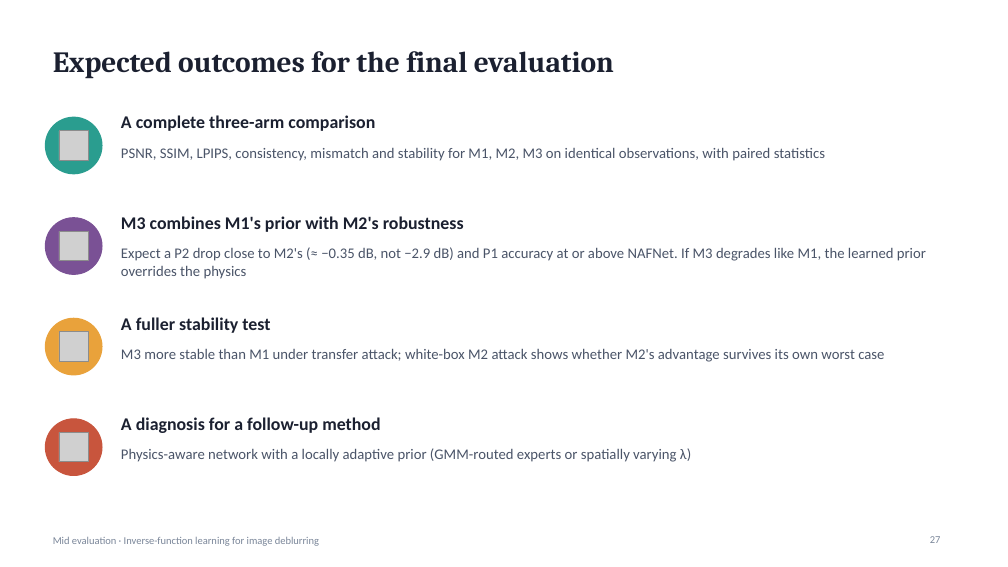
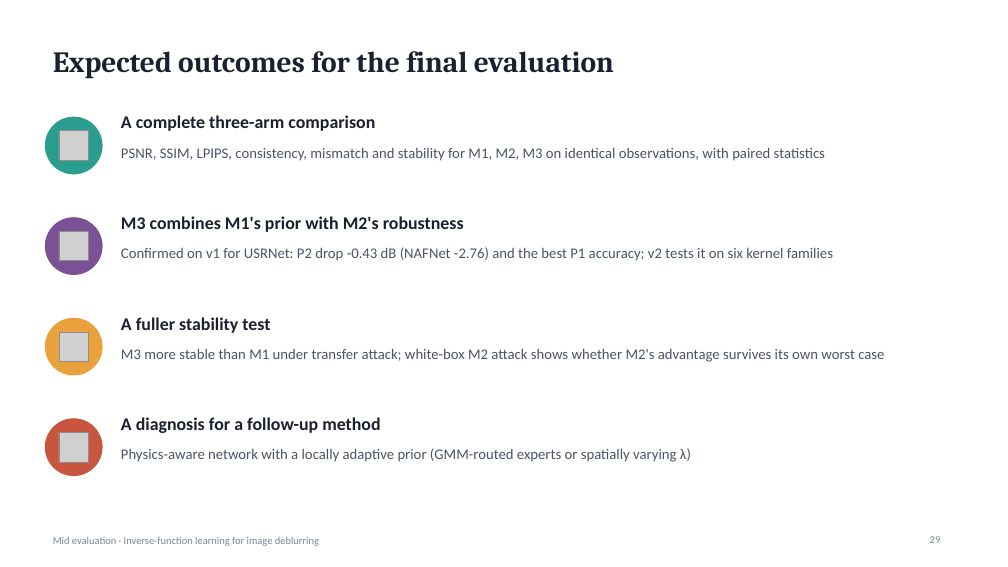
Before and after one commit to suryamanoj4/Inverse-Deblur, a slide deck: slide 29 of report/mid_evaluation.pptx (slide 27 before the commit). Drawn at 1008x567 pixels with LibreOffice and Linux fonts; fonts in the diff are those of the drawing; grey boxes stand for pictures. Boxes give left, top, right and bottom in pixels: in the first picture for what was removed or moved away, otherwise in the second. Text is boxed around its words. In the diff, an @@ line names an element or a change of style, - is before the commit and + after.

```diff
--- a/report/mid_evaluation.pptx
+++ b/report/mid_evaluation.pptx
@@ text at [121,247,833,261]: text changed @@
-Expect a P2 drop close to M2's (≈ −0.35 dB, not −2.9 dB) and P1 accuracy at or above NAFNet. If M3 degrades like M1, the learned prior overrides the physics
+Confirmed on v1 for USRNet: P2 drop -0.43 dB (NAFNet -2.76) and the best P1 accuracy; v2 tests it on six kernel families
@@ page number at [930,536,941,543]: text changed @@
-27
+29
```
Also in this commit, not shown: 12 other slides changed, 2 slides added, 4 other files.
